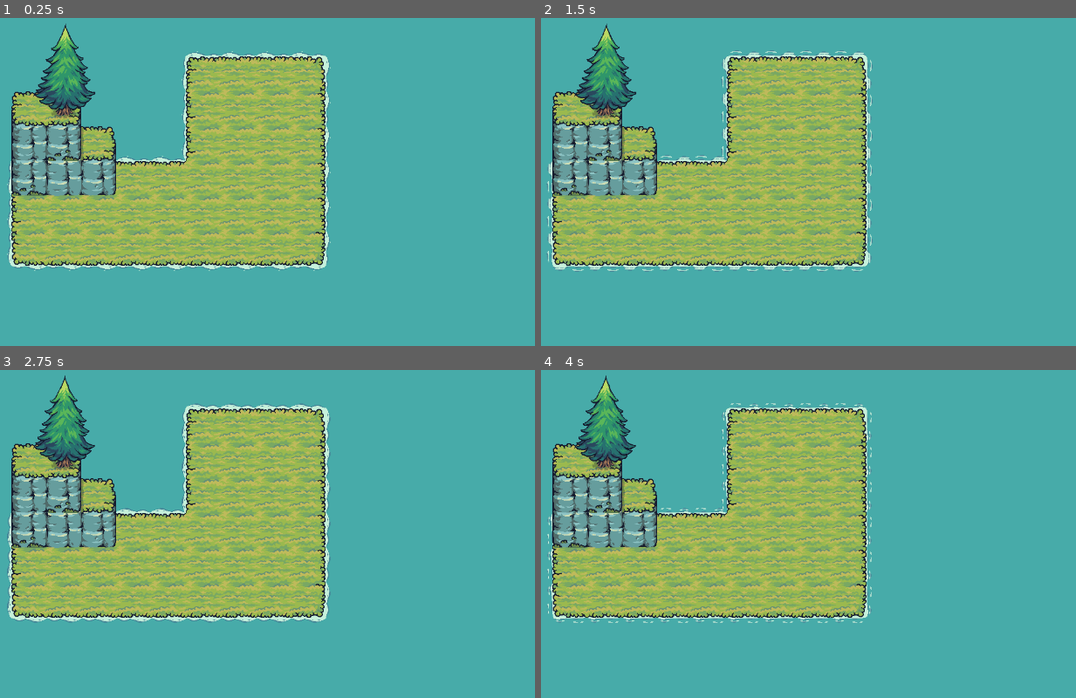
Above: before the commit, frames 1-4 (two rows, left to right).
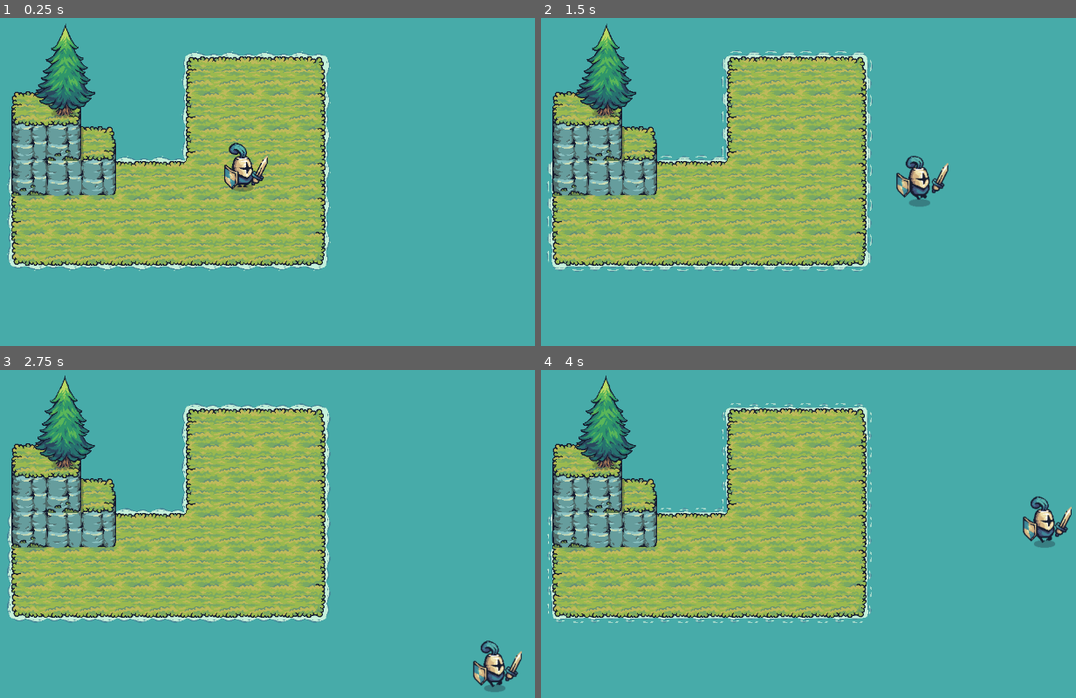
Above: after the commit, the same moments.

Repository: juancwu/little-town
Game: Godot game, scene res://scenes/node_2d.tscn
Two runs of this game, one before a commit and one after it. Both use one fixed random seed, a clock stepped at 60 frames per second and the inputs below.
Inputs:
- Up to frame 1 (0.25 s): no input
- Up to frame 2 (1.5 s): hold D (move_right) 0.53-1.28 s; hold S (move_down) from 1.28 s (still down)
- Up to frame 3 (2.75 s): release S (move_down) at 2.03 s; hold D (move_right) from 2.03 s (still down)
- Up to frame 4 (4 s): release D (move_right) at 2.78 s; hold W (move_up) 2.78-3.53 s; hold A (move_left) from 3.53 s (still down)

The runs differ from the first frame. In frame 1, 0.7% of the frame differs, in the area x 41-51%, y 38-53%; in frame 2, 0.8%, in the area x 66-77%, y 42-58%; in frame 3, 0.8%; in frame 4, 0.8%.

Commit message:
add basic player with input and animation

Diff:
--- a/little-town/player/player.gd
+++ b/little-town/player/player.gd
@@ -2,7 +2,39 @@
 
 
 @export var MAX_SPEED = 300;
-@export var ACCELERATIOn = 1500;
+@export var ACCELERATION = 1500;
 @export var FRICTION = 1200;
 
 @onready var axis = Vector2.ZERO
+@onready var anim = $AnimatedSprite2D
+
+func _ready() -> void:
+	anim.play("idle")
+
+func _physics_process(delta: float) -> void:
+	move(delta)
+
+func get_input_axis():
+	axis.x = int(Input.is_action_pressed("move_right")) - int(Input.is_action_pressed("move_left"))
+	axis.y = int(Input.is_action_pressed("move_down")) - int(Input.is_action_pressed("move_up"))
+	return axis.normalized()
+
+func move(delta):
+	axis = get_input_axis()
+	if axis == Vector2.ZERO:
+		anim.play("idle")
+		apply_friction(FRICTION * delta)
+	else:
+		anim.play("move")
+		apply_movement(axis * ACCELERATION * delta)
+	move_and_slide()
+
+func apply_friction(amount):
+	if velocity.length() > amount:
+		velocity -= velocity.normalized() * amount
+	else:
+		velocity = Vector2.ZERO
+
+func apply_movement(accel):
+	velocity += accel
+	velocity = velocity.limit_length(MAX_SPEED)
--- a/little-town/player/player.tscn
+++ b/little-town/player/player.tscn
@@ -1,55 +1,102 @@
-[gd_scene load_steps=11 format=3 uid="uid://cj73vihditvxi"]
+[gd_scene load_steps=17 format=3 uid="uid://cj73vihditvxi"]
 
 [ext_resource type="Texture2D" uid="uid://joo351gbyhx4" path="res://assets/Factions/Knights/Troops/Warrior/Blue/Warrior_Blue.png" id="1_7ag6u"]
 [ext_resource type="Script" path="res://player/player.gd" id="1_groru"]
 
-[sub_resource type="AtlasTexture" id="AtlasTexture_x5u32"]
+[sub_resource type="AtlasTexture" id="AtlasTexture_3g2gu"]
 atlas = ExtResource("1_7ag6u")
 region = Rect2(0, 0, 192, 192)
 
-[sub_resource type="AtlasTexture" id="AtlasTexture_c7git"]
+[sub_resource type="AtlasTexture" id="AtlasTexture_y0apw"]
 atlas = ExtResource("1_7ag6u")
 region = Rect2(192, 0, 192, 192)
 
-[sub_resource type="AtlasTexture" id="AtlasTexture_uabmc"]
+[sub_resource type="AtlasTexture" id="AtlasTexture_dgiew"]
 atlas = ExtResource("1_7ag6u")
 region = Rect2(384, 0, 192, 192)
 
-[sub_resource type="AtlasTexture" id="AtlasTexture_iklqp"]
+[sub_resource type="AtlasTexture" id="AtlasTexture_sc2n0"]
 atlas = ExtResource("1_7ag6u")
 region = Rect2(576, 0, 192, 192)
 
-[sub_resource type="AtlasTexture" id="AtlasTexture_pjb62"]
+[sub_resource type="AtlasTexture" id="AtlasTexture_a6ira"]
 atlas = ExtResource("1_7ag6u")
 region = Rect2(768, 0, 192, 192)
 
-[sub_resource type="AtlasTexture" id="AtlasTexture_vqtre"]
+[sub_resource type="AtlasTexture" id="AtlasTexture_pdjfi"]
 atlas = ExtResource("1_7ag6u")
 region = Rect2(960, 0, 192, 192)
+
+[sub_resource type="AtlasTexture" id="AtlasTexture_5x565"]
+atlas = ExtResource("1_7ag6u")
+region = Rect2(0, 192, 192, 192)
+
+[sub_resource type="AtlasTexture" id="AtlasTexture_efy0k"]
+atlas = ExtResource("1_7ag6u")
+region = Rect2(192, 192, 192, 192)
+
+[sub_resource type="AtlasTexture" id="AtlasTexture_arudc"]
+atlas = ExtResource("1_7ag6u")
+region = Rect2(384, 192, 192, 192)
+
+[sub_resource type="AtlasTexture" id="AtlasTexture_82cgp"]
+atlas = ExtResource("1_7ag6u")
+region = Rect2(576, 192, 192, 192)
+
+[sub_resource type="AtlasTexture" id="AtlasTexture_yt6pq"]
+atlas = ExtResource("1_7ag6u")
+region = Rect2(768, 192, 192, 192)
+
+[sub_resource type="AtlasTexture" id="AtlasTexture_ac5aj"]
+atlas = ExtResource("1_7ag6u")
+region = Rect2(960, 192, 192, 192)
 
 [sub_resource type="SpriteFrames" id="SpriteFrames_bst1p"]
 animations = [{
 "frames": [{
 "duration": 1.0,
-"texture": SubResource("AtlasTexture_x5u32")
+"texture": SubResource("AtlasTexture_3g2gu")
 }, {
 "duration": 1.0,
-"texture": SubResource("AtlasTexture_c7git")
+"texture": SubResource("AtlasTexture_y0apw")
 }, {
 "duration": 1.0,
-"texture": SubResource("AtlasTexture_uabmc")
+"texture": SubResource("AtlasTexture_dgiew")
 }, {
 "duration": 1.0,
-"texture": SubResource("AtlasTexture_iklqp")
+"texture": SubResource("AtlasTexture_sc2n0")
 }, {
 "duration": 1.0,
-"texture": SubResource("AtlasTexture_pjb62")
+"texture": SubResource("AtlasTexture_a6ira")
 }, {
 "duration": 1.0,
-"texture": SubResource("AtlasTexture_vqtre")
+"texture": SubResource("AtlasTexture_pdjfi")
 }],
 "loop": true,
 "name": &"idle",
+"speed": 10.0
+}, {
+"frames": [{
+"duration": 1.0,
+"texture": SubResource("AtlasTexture_5x565")
+}, {
+"duration": 1.0,
+"texture": SubResource("AtlasTexture_efy0k")
+}, {
+"duration": 1.0,
+"texture": SubResource("AtlasTexture_arudc")
+}, {
+"duration": 1.0,
+"texture": SubResource("AtlasTexture_82cgp")
+}, {
+"duration": 1.0,
+"texture": SubResource("AtlasTexture_yt6pq")
+}, {
+"duration": 1.0,
+"texture": SubResource("AtlasTexture_ac5aj")
+}],
+"loop": true,
+"name": &"move",
 "speed": 10.0
 }]
 
@@ -62,8 +109,6 @@
 [node name="AnimatedSprite2D" type="AnimatedSprite2D" parent="."]
 sprite_frames = SubResource("SpriteFrames_bst1p")
 animation = &"idle"
-frame = 2
-frame_progress = 0.885078
 
 [node name="CollisionShape2D" type="CollisionShape2D" parent="."]
 shape = SubResource("CircleShape2D_32qcd")
--- a/little-town/scenes/node_2d.tscn
+++ b/little-town/scenes/node_2d.tscn
@@ -1,7 +1,8 @@
-[gd_scene load_steps=3 format=4 uid="uid://dfj3krkutymow"]
+[gd_scene load_steps=4 format=4 uid="uid://dfj3krkutymow"]
 
 [ext_resource type="TileSet" uid="uid://bcss36yugvgtd" path="res://resources/water.tres" id="1_58xqb"]
 [ext_resource type="TileSet" uid="uid://cqdm5dvueg8yq" path="res://resources/ground.tres" id="2_kddie"]
+[ext_resource type="PackedScene" uid="uid://cj73vihditvxi" path="res://player/player.tscn" id="3_dmk4n"]
 
 [node name="test-platform" type="Node2D"]
 
@@ -40,3 +41,11 @@
 position = Vector2(256, 128)
 tile_map_data = PackedByteArray("AAADAAIABAACAAEAAAACAAIAAQAEAAAAAAABAAMAAQAEAAAAAAACAAAAAAAAAAAAAAA=")
 tile_set = ExtResource("2_kddie")
+
+[node name="Player" parent="." instance=ExtResource("3_dmk4n")]
+position = Vector2(744, 336)
+
+[node name="StaticBody2D" type="StaticBody2D" parent="."]
+
+[node name="CollisionPolygon2D" type="CollisionPolygon2D" parent="StaticBody2D"]
+polygon = PackedVector2Array(104, 160, 984, 608, 888, 480)
